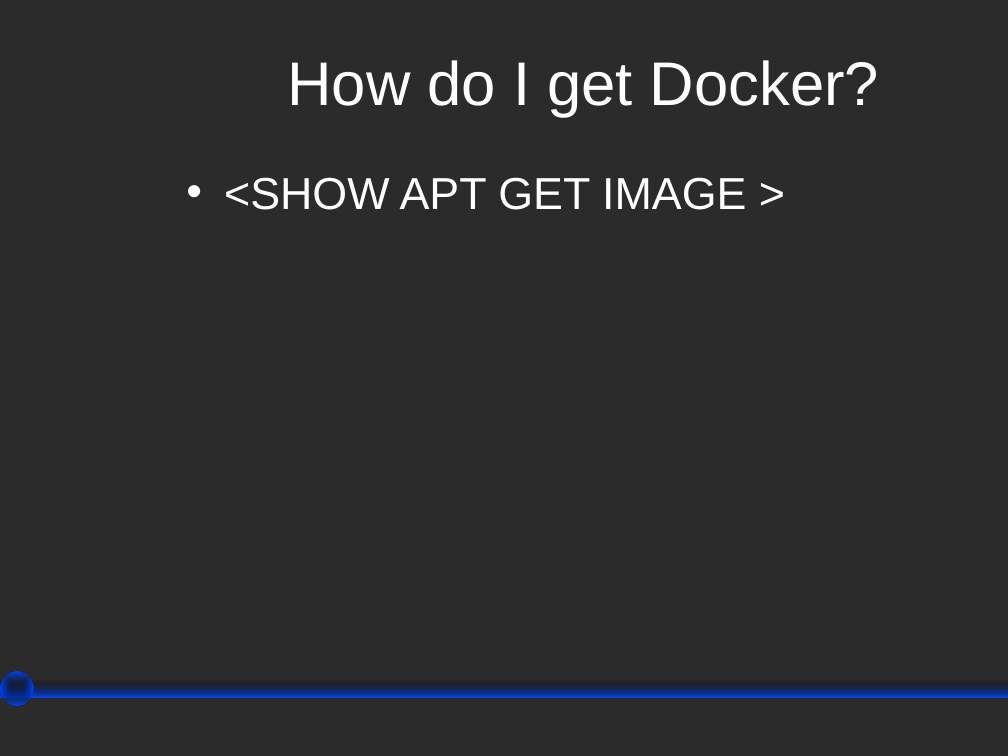
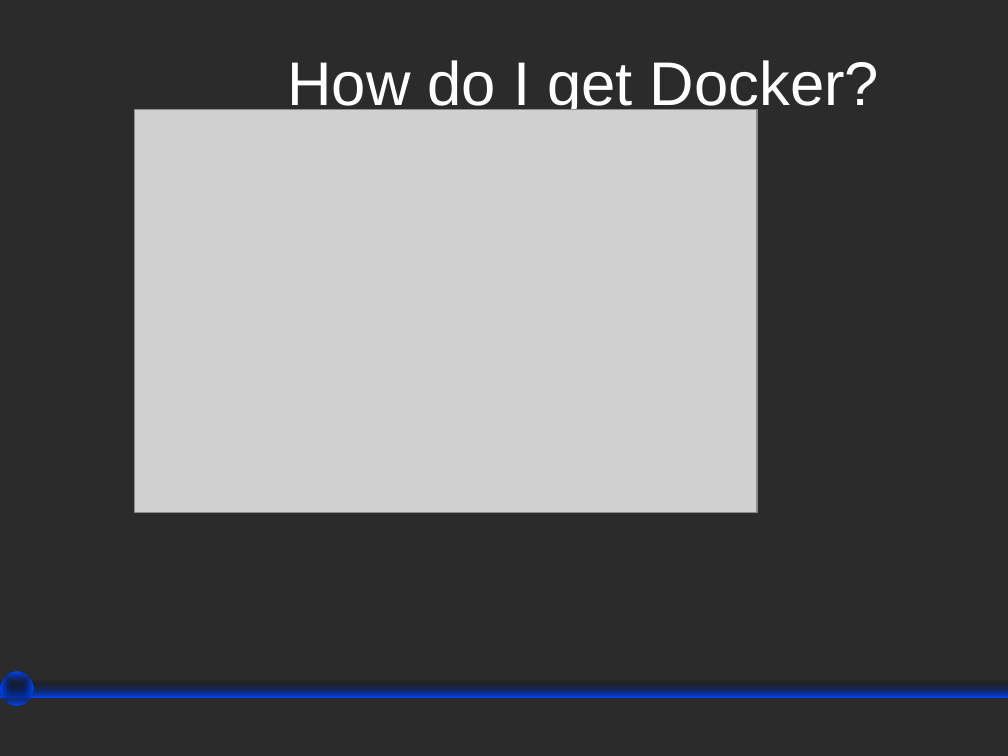
Before and after one commit to wesreisz/cis411-lightningTalks, a slide deck: slide 13 of TylerLutz_Docker_LighteningTalk.ppt. Drawn at 1008x756 pixels with LibreOffice and Linux fonts; fonts in the diff are those of the drawing; grey boxes stand for pictures; background and template pictures are left out; a plain dark background stands for a picture behind light text. Boxes give left, top, right and bottom in pixels: in the first picture for what was removed or moved away, otherwise in the second. Text is boxed around its words. In the diff, an @@ line names an element or a change of style, - is before the commit and + after.

```diff
--- a/TylerLutz_Docker_LighteningTalk.ppt
+++ b/TylerLutz_Docker_LighteningTalk.ppt
@@ picture added at (134,109,757,512) @@
@@ text removed at (224,177,746,210) @@
-• <SHOW APT GET IMAGE >
```
Also in this commit, not shown: 5 other slides changed, 1 slide added, 1 slide removed.
